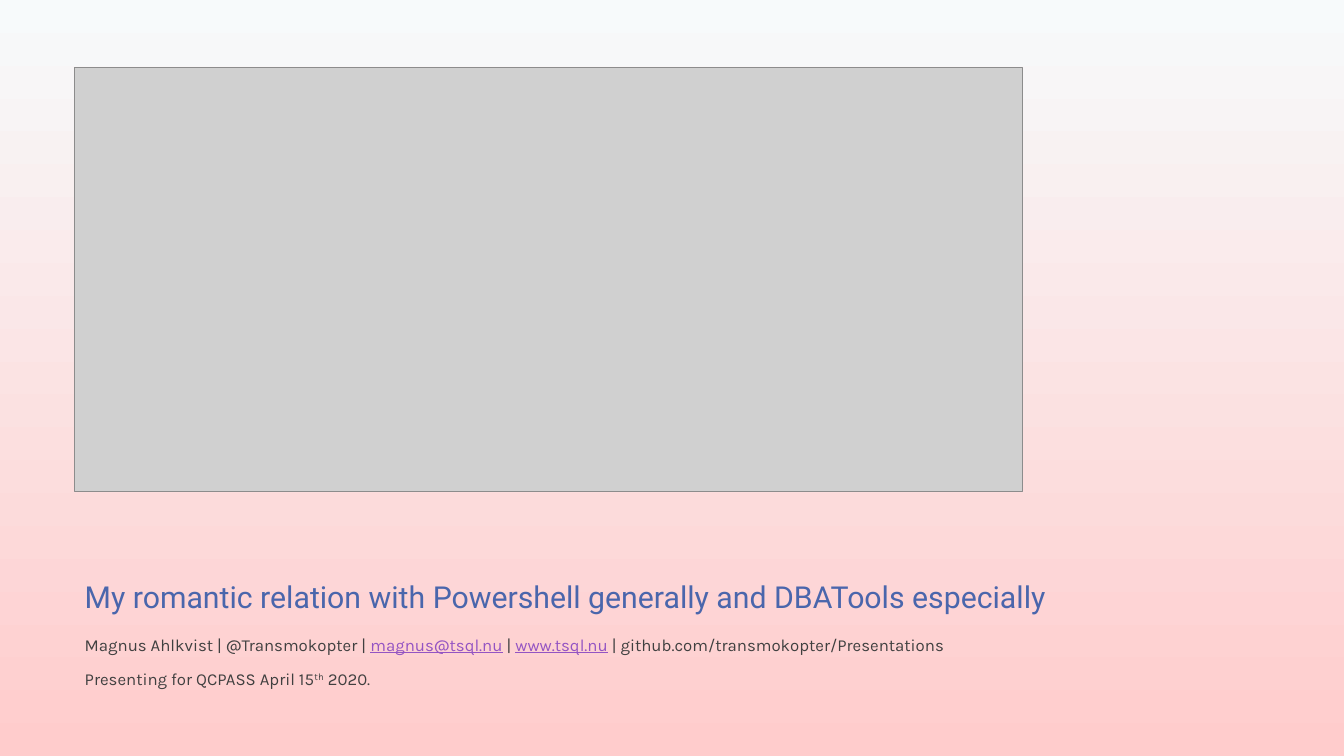
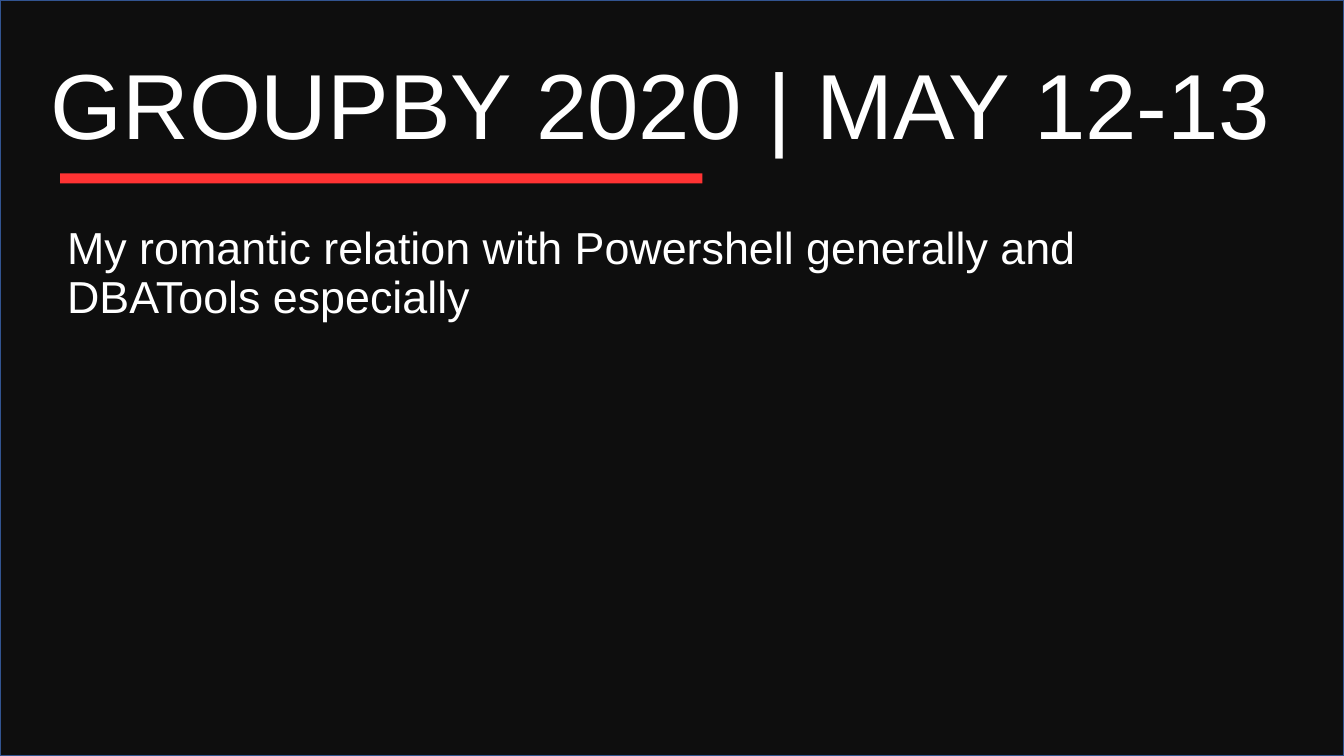
Before and after one commit to transmokopter/Presentations, a slide deck: slide 2 of ILoveDBATools/ILoveDBATools.pptx (slide 1 before the commit). Drawn at 1344x756 pixels with LibreOffice and Linux fonts; fonts in the diff are those of the drawing; grey boxes stand for pictures; background and template pictures are left out; a plain dark background stands for a picture behind light text. Boxes give left, top, right and bottom in pixels: in the first picture for what was removed or moved away, otherwise in the second. Text is boxed around its words. In the diff, an @@ line names an element or a change of style, - is before the commit and + after.

Commit message:
GroupBy code

```diff
--- a/ILoveDBATools/ILoveDBATools.pptx
+++ b/ILoveDBATools/ILoveDBATools.pptx
@@ background gradient #F7FAFB to #FFCCCC to picture (left out) @@
@@ rectangle added at [0,0,1344,756], fill #000000 at 66% opacity, outline #325491 1 pt @@
@@ text added at [51,74,1270,140], 66 pt, text #FFFFFF @@
+GROUPBY 2020 | MAY 12-13
@@ picture removed at [75,68,1022,492] @@
@@ rectangle added at [60,173,703,184], fill #FF3333 @@
@@ text "My romantic relation with Powershell ...": place and size @@
-text "My romantic relation with Powershell ..." at [85,585,1045,615]
+text "My romantic relation with Powershell ..." at [67,231,1075,321]
@@ text "My romantic relation with Powershell ..." at [67,231,1075,321]: size 21.6 to 32 pt, font Roboto to Arial, text colour #4A66AC to #FFFFFF; line spacing 1 to 0.9; more space between paragraphs; vertical alignment bottom to top @@
@@ text removed at [85,638,944,689] @@
-Magnus Ahlkvist | @Transmokopter | magnus@tsql.nu | www.tsql.nu | github.com/transmokopter/Presentations
-Presenting for QCPASS April 15th 2020.
```
Also in this commit, not shown: 7 other slides changed, 3 slides added, 1 slide removed, 7 other files.
